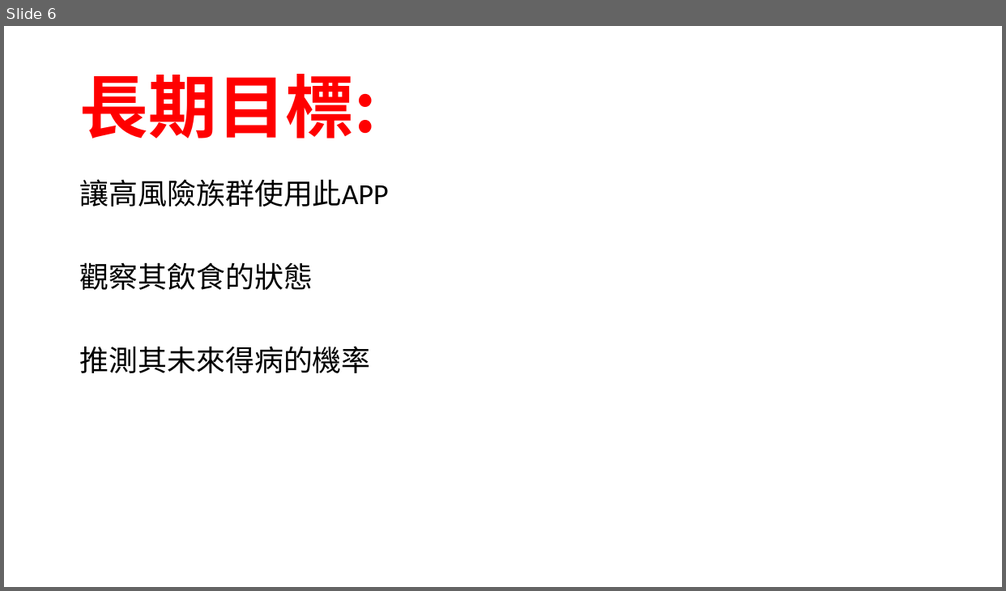
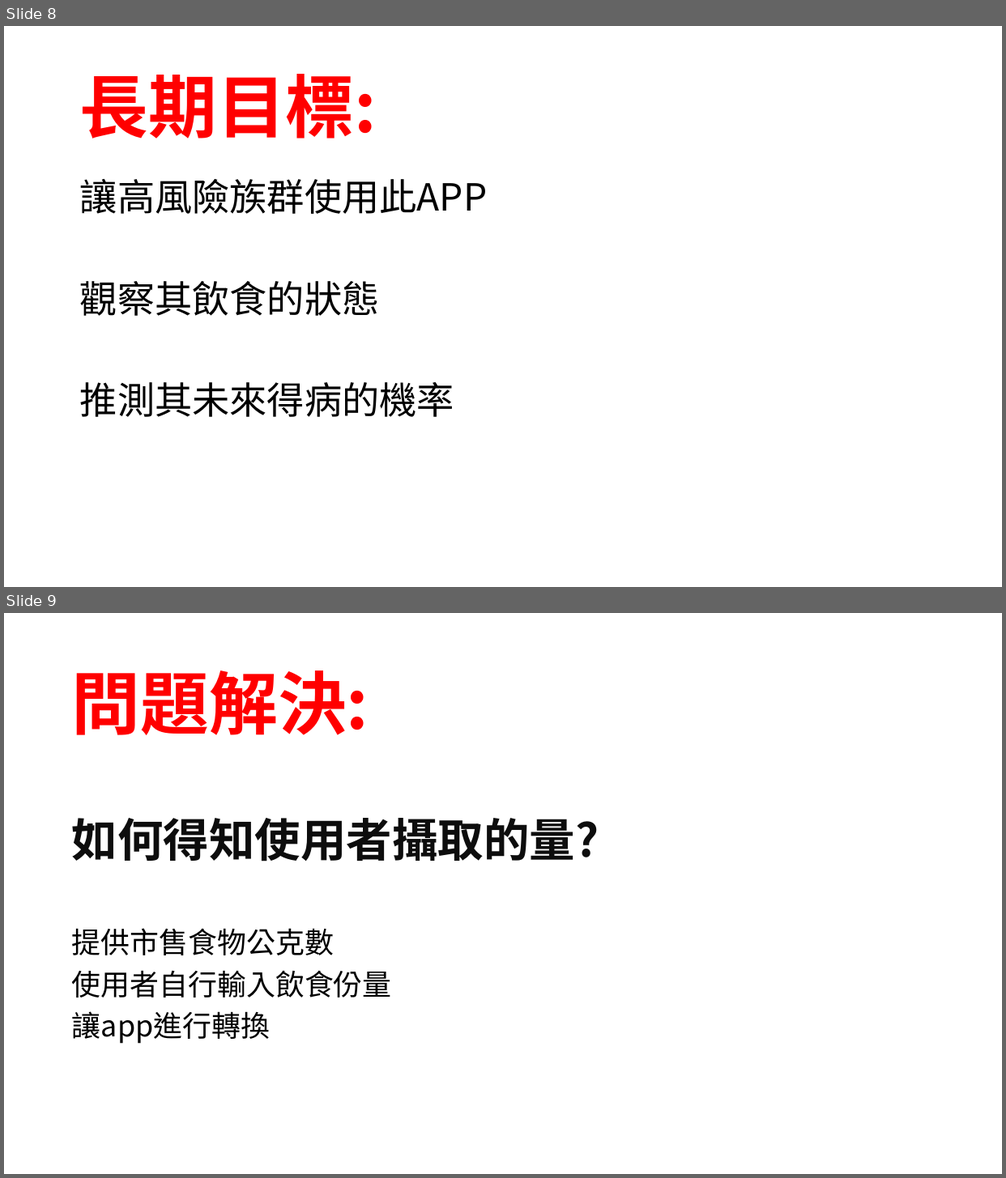
Before and after one commit to amy58328/DataBase, a slide deck: 資料庫專題/Health Keeper.pptx. Shown one above the other, each under a label of ours: slide 6 before the commit, slides 8 and 9 after it. The pictures are 1006x591 and 1006x1178 pixels, drawn with LibreOffice and Linux fonts; fonts in the diff are those of the drawing; background and template pictures are left out. Boxes give left, top, right and bottom in pixels: in the first picture for what was removed or moved away, otherwise in the second. Text is boxed around its words. In the diff, an @@ line names an element or a change of style, - is before the commit and + after.

```diff
--- a/資料庫專題/Health Keeper.pptx
+++ b/資料庫專題/Health Keeper.pptx
@@ slide 9 added at [4,613,1002,1174], background picture (left out) @@
@@ text added at [72,671,599,1044], 28 pt, text #000000 @@
+問題解決:
+如何得知使用者攝取的量?
+提供市售食物公克數
+使用者自行輸入飲食份量
+讓app進行轉換
@@ what was slide 6 is now slide 8 @@
@@ slide 8 changed as well @@
@@ text "讓高風險族群使用此APP" at [80,179,487,417]: size 28 to 36 pt, font Calibri to Noto Sans CJK SC @@
```
Also in this commit, not shown: 4 other slides changed, 5 other slides added, 1 slide removed.
